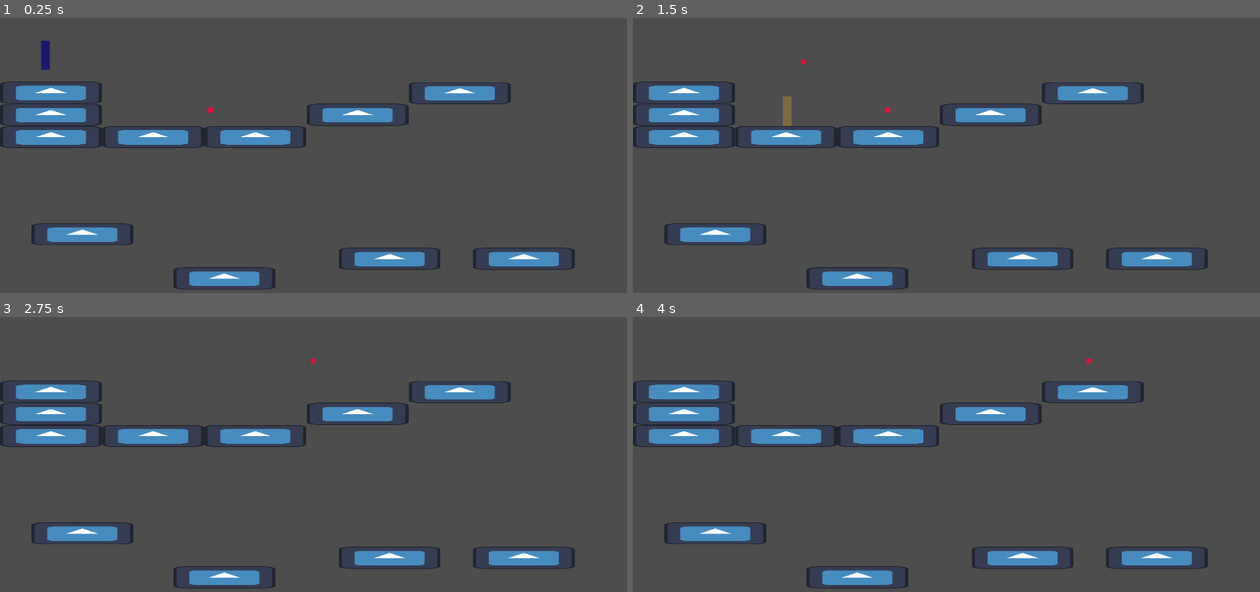
Above: before the commit, frames 1-4 (two rows, left to right).
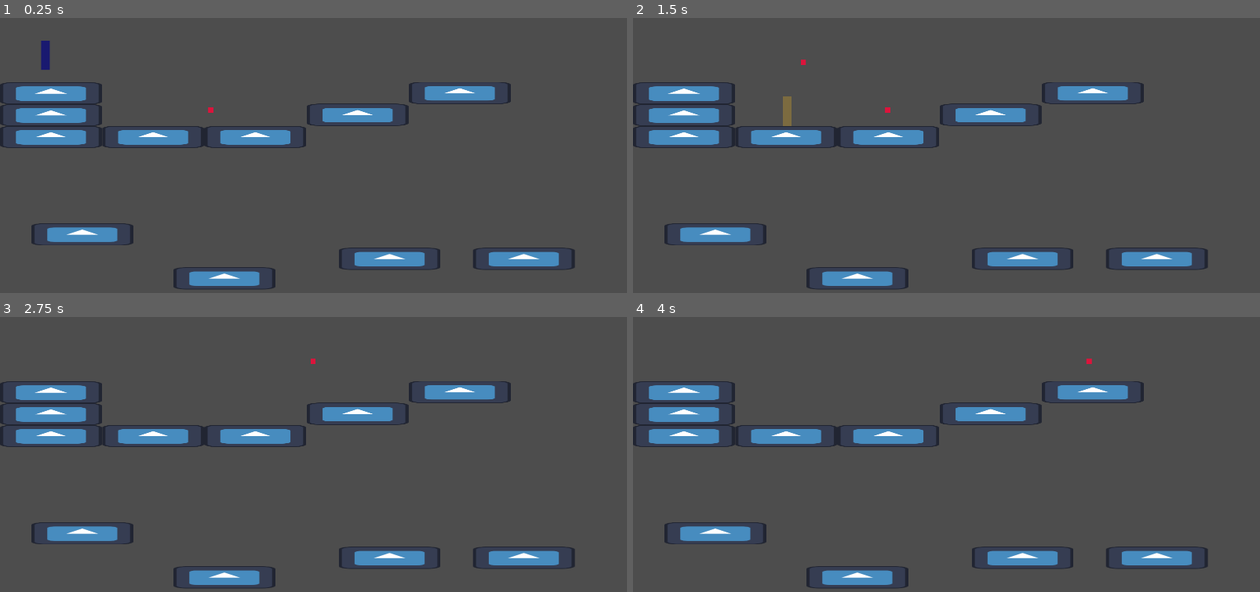
Above: after the commit, the same moments.

Repository: themcgurkfiles/Callstacker
Game: Godot game, scene res://levels/testlevel.tscn
The game is run twice, just before and just after one commit, with the same random seed, the same clock (stepped at 60 frames per second) and the same inputs. The engine's default icon, where the game draws it, is replaced by a stand-in: a white triangle on a blue panel in a dark square.
Inputs:
- Up to frame 1 (0.25 s): no input
- Up to frame 2 (1.5 s): hold D (p_right) from 0.53 s (still down); tap S (p_act) at 0.6, 1.35 s; tap Space (p_jump) at 0.77 s
- Up to frame 3 (2.75 s): tap Space (p_jump) at 1.52 s; tap Enter at 2 s; release D (p_right) at 2.03 s; hold A (p_left) from 2.03 s (still down); tap S (p_act) at 2.1 s
- Up to frame 4 (4 s): tap Space (p_jump) at 2.75, 3.02, 3.77 s; release A (p_left) at 2.78 s; hold D (p_right) from 2.78 s (still down); tap S (p_act) at 2.85, 3.6 s

The runs differ from the first frame. In frame 1, 0.3% of the frame differs, in the area x 0-17%, y 23-40%; in frame 2, 0.3%; in frame 3, 0.3%; in frame 4, 0.3%, in the area x 0-74%, y 16-40%.

Commit message:
Fixed a crash when shooting a projectile next to another active projectile

Diff:
--- a/actors/bullet/bullet.gd
+++ b/actors/bullet/bullet.gd
@@ -42,7 +42,7 @@
 		set_process(false)
 
 func _process(_delta: float) -> void:
-	if currArea.owner:
+	if currArea:
 		if currArea.owner.isParrying == true and justParried != currArea and currArea != null:
 			speed = -(speed + (speed/6))
 			currOwner = currArea.owner
--- a/actors/player/player.gd
+++ b/actors/player/player.gd
@@ -31,9 +31,9 @@
 	LevelActions.append(Actions.FIREPROJ)
 	LevelActions.append(Actions.PARRY)
 	LevelActions.append(Actions.JUMP)
-	LevelActions.append(Actions.FIREPROJ)
-	LevelActions.append(Actions.PARRY)
-	LevelActions.append(Actions.JUMP)
+	#LevelActions.append(Actions.FIREPROJ)
+	#LevelActions.append(Actions.PARRY)
+	#LevelActions.append(Actions.JUMP)
 
 	# Sets starting player color
 	if playerColorRect:
--- a/levels/testlevel.tscn
+++ b/levels/testlevel.tscn
@@ -22,10 +22,10 @@
 position = Vector2(1095, 533)
 
 [node name="Floor10" parent="." instance=ExtResource("2_hb8io")]
-position = Vector2(156, 533)
+position = Vector2(156, 534)
 
 [node name="Floor11" parent="." instance=ExtResource("2_hb8io")]
-position = Vector2(156, 465)
+position = Vector2(156, 467)
 
 [node name="Floor8" parent="." instance=ExtResource("2_hb8io")]
 position = Vector2(1408, 466)
